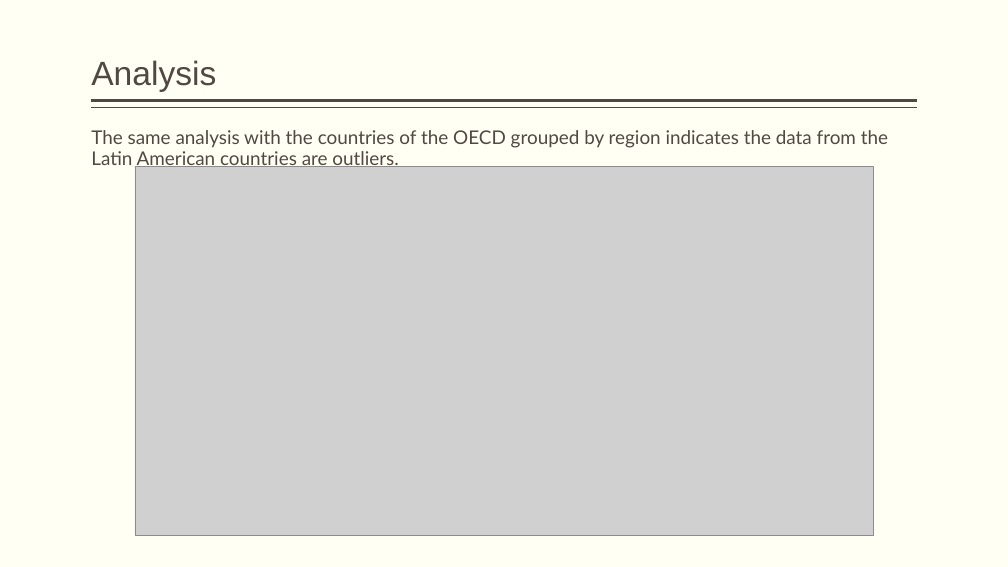
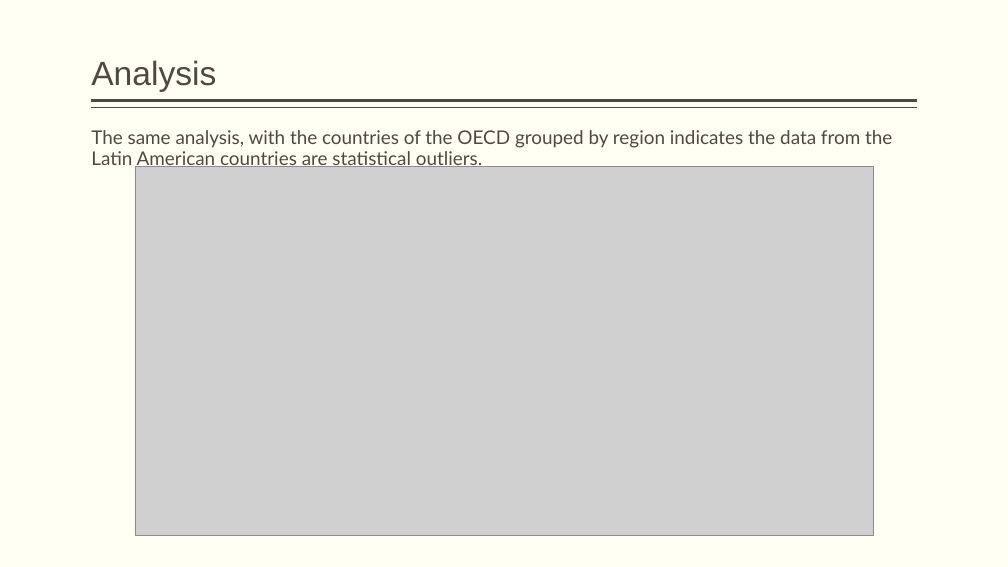
Before and after one commit to berrymatthewj/unionDensityProject, a slide deck: slide 6 of union_density_project.pptx (slide 5 before the commit). Drawn at 1008x567 pixels with LibreOffice and Linux fonts; fonts in the diff are those of the drawing; grey boxes stand for pictures. Boxes give left, top, right and bottom in pixels: in the first picture for what was removed or moved away, otherwise in the second. Text is boxed around its words. In the diff, an @@ line names an element or a change of style, - is before the commit and + after.

```diff
--- a/union_density_project.pptx
+++ b/union_density_project.pptx
@@ text at [91, 130, 892, 169]: text changed @@
-The same analysis with the countries of the OECD grouped by region indicates the data from the Latin American countries are outliers.
+The same analysis, with the countries of the OECD grouped by region indicates the data from the Latin American countries are statistical outliers.
```
Also in this commit, not shown: 9 other slides changed, 4 slides added, 1 slide removed, 1 other file.
